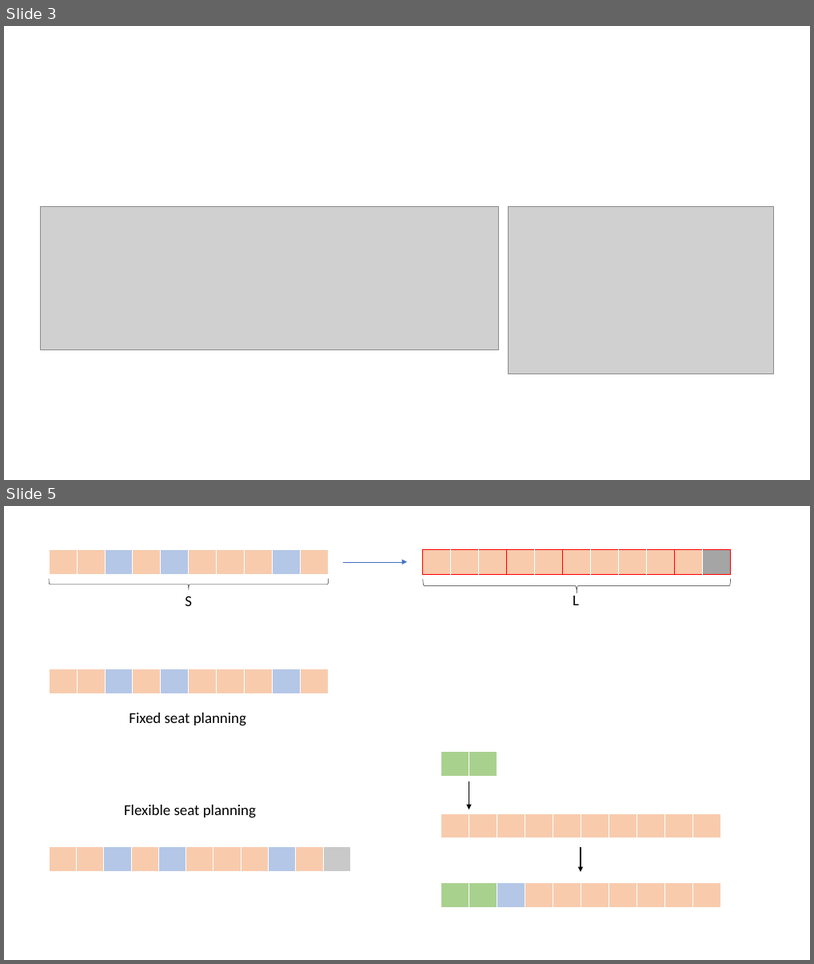
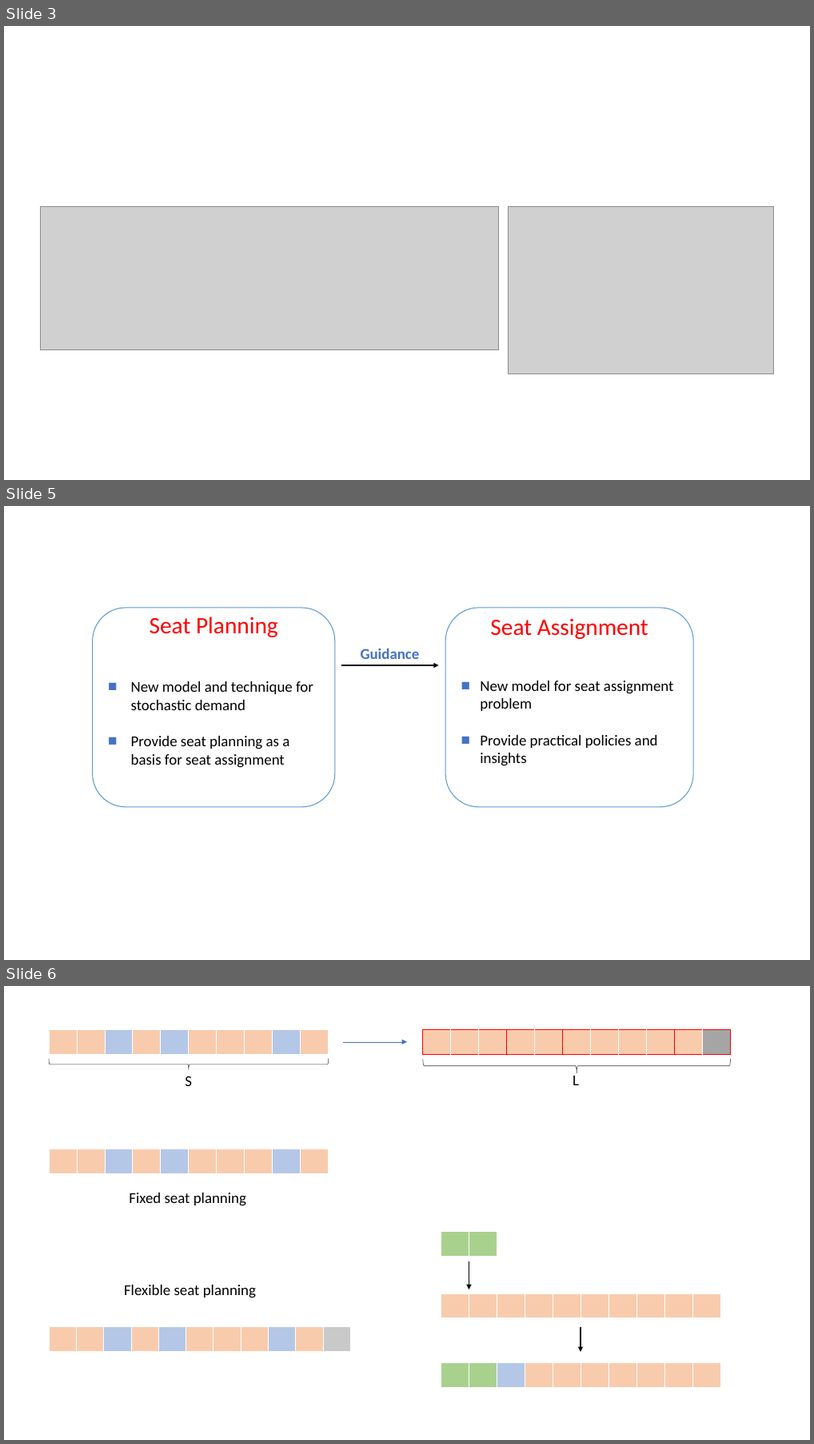
Before and after one commit to Dis-count/HKUST_TOPIC, a slide deck: Dissertation/Beamer/test.pptx. Shown one above the other, each under a label of ours: slides 3 and 5 before the commit, slides 3, 5 and 6 after it; the slides between them are not shown. The pictures are 814x964 and 814x1444 pixels, drawn with LibreOffice and Linux fonts; fonts in the diff are those of the drawing; grey boxes stand for pictures. Boxes give left, top, right and bottom in pixels: in the first picture for what was removed or moved away, otherwise in the second. Text is boxed around its words. In the diff, an @@ line names an element or a change of style, - is before the commit and + after.

```diff
--- a/Dissertation/Beamer/test.pptx
+++ b/Dissertation/Beamer/test.pptx
@@ slide 5 added at (x1=4, y1=506, x2=810, y2=960), background #FFFFFF @@
@@ rounded rectangle added at (x1=92, y1=608, x2=335, y2=807), fill #FFFFFF, outline #5B9BD5 1 pt, 18 pt, text #000000 @@
+Seat Planning
+■ New model and technique for stochastic demand
+■ Provide seat planning as a basis for seat assignment
@@ rounded rectangle added at (x1=446, y1=608, x2=694, y2=807), fill #FFFFFF, outline #5B9BD5 1 pt, 18 pt, text #000000 @@
+Seat Assignment
+■ New model for seat assignment problem
+■ Provide practical policies and insights
@@ text added at (x1=361, y1=648, x2=420, y2=659), 18 pt, text #4472C4, bold @@
+Guidance
@@ arrow added from (342, 665) to (439, 665), #000000 1.5 pt @@
@@ what was slide 5 is now slide 6 @@
```
Also in this commit, not shown: 1 slide changed, 19 other files.
